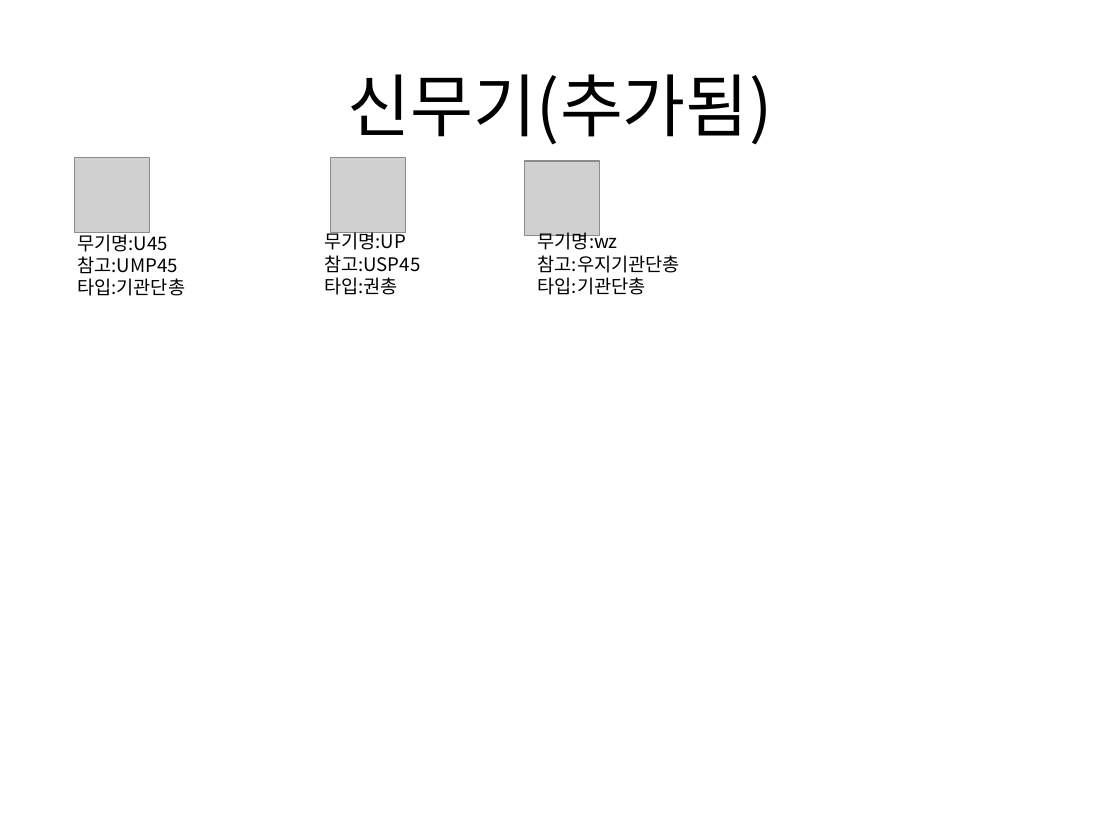
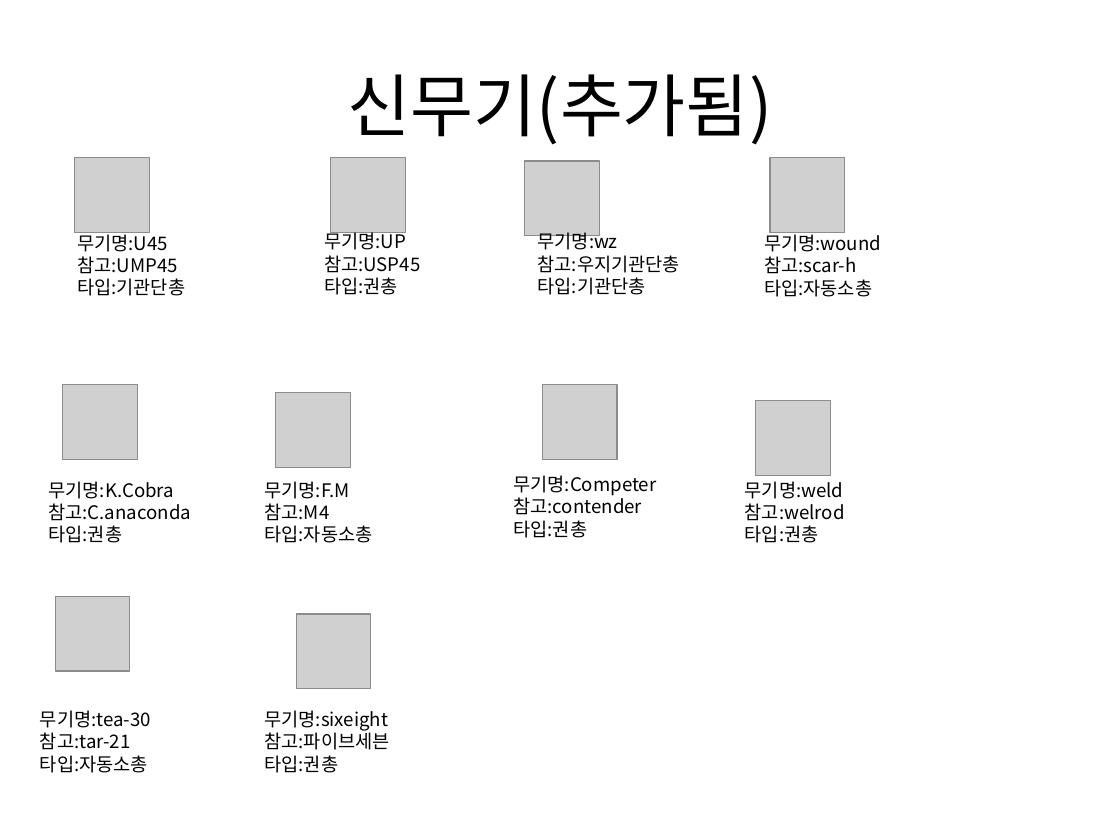
Before and after one commit to gkdlgndpdu/EscapeJail, a slide deck: slide 36 of EscapeJail/Assets/기획/스테이지1기획.pptx. Drawn at 1120x840 pixels with LibreOffice and Linux fonts; fonts in the diff are those of the drawing; grey boxes stand for pictures. Boxes give left, top, right and bottom in pixels: in the first picture for what was removed or moved away, otherwise in the second. Text is boxed around its words. In the diff, an @@ line names an element or a change of style, - is before the commit and + after.

Commit message:
무기 추가, ppt에 추가된 무기 설명 추가

```diff
--- a/EscapeJail/Assets/기획/스테이지1기획.pptx
+++ b/EscapeJail/Assets/기획/스테이지1기획.pptx
@@ picture added at bbox=[771, 158, 846, 233] @@
@@ text added at bbox=[764, 231, 881, 297], 12 pt, text #000000 @@
+무기명:wound
+참고:scar-h
+타입:자동소총
@@ picture added at bbox=[63, 385, 138, 460] @@
@@ picture added at bbox=[542, 385, 617, 460] @@
@@ picture added at bbox=[276, 393, 351, 468] @@
@@ picture added at bbox=[756, 401, 831, 476] @@
@@ text added at bbox=[513, 475, 656, 538], 12 pt, text #000000 @@
+무기명:Competer
+참고:contender
+타입:권총
@@ text added at bbox=[48, 481, 191, 543], 12 pt, text #000000 @@
+무기명:K.Cobra
+참고:C.anaconda
+타입:권총
@@ text added at bbox=[264, 481, 372, 543], 12 pt, text #000000 @@
+무기명:F.M
+참고:M4
+타입:자동소총
@@ text added at bbox=[745, 481, 845, 543], 12 pt, text #000000 @@
+무기명:weld
+참고:welrod
+타입:권총
@@ picture added at bbox=[55, 596, 130, 671] @@
@@ picture added at bbox=[297, 614, 372, 689] @@
@@ text added at bbox=[40, 710, 151, 773], 12 pt, text #000000 @@
+무기명:tea-30
+참고:tar-21
+타입:자동소총
@@ text added at bbox=[264, 710, 389, 773], 12 pt, text #000000 @@
+무기명:sixeight
+참고:파이브세븐
+타입:권총
```
Also in this commit, not shown: 58 other files.
